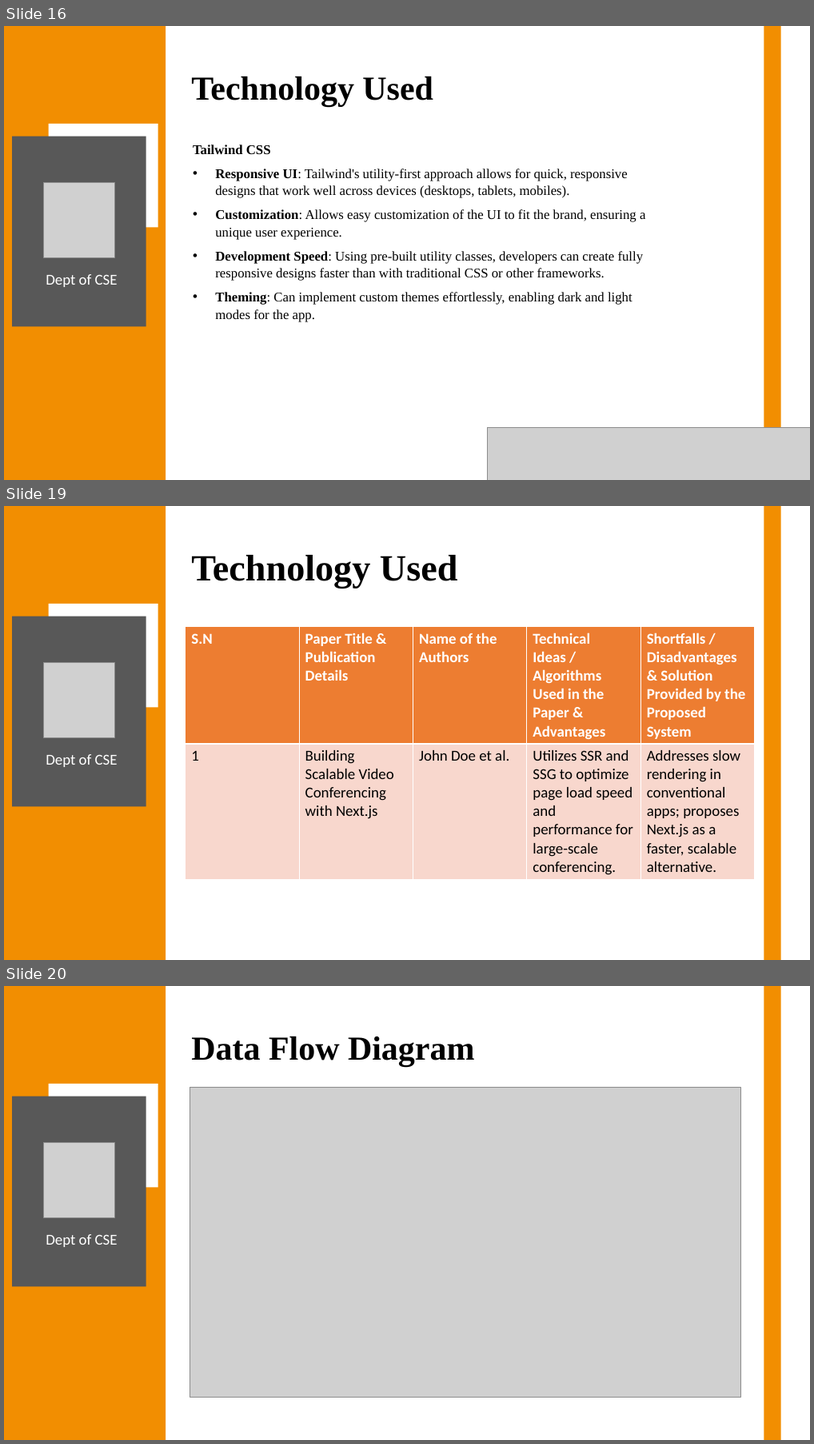
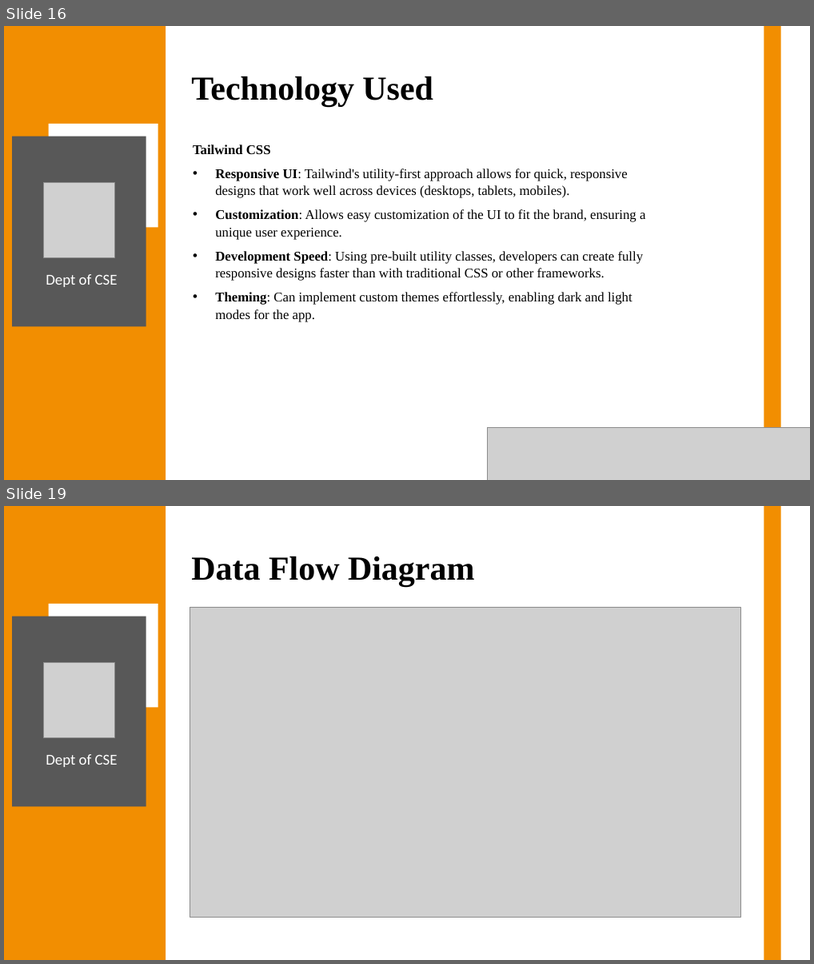
Before and after one commit to Anish202020/7th-Semester, a slide deck: Report & PPT/Project Work/Ppt/Callify Synopsis.pptx. Shown one above the other, each under a label of ours: slides 16, 19 and 20 before the commit, slides 16 and 19 after it; the slides between them are not shown. The pictures are 814x1444 and 814x964 pixels, drawn with LibreOffice and Linux fonts; fonts in the diff are those of the drawing; grey boxes stand for pictures. Boxes give left, top, right and bottom in pixels: in the first picture for what was removed or moved away, otherwise in the second. Text is boxed around its words. In the diff, an @@ line names an element or a change of style, - is before the commit and + after.

```diff
--- a/Report & PPT/Project Work/Ppt/Callify Synopsis.pptx
+++ b/Report & PPT/Project Work/Ppt/Callify Synopsis.pptx
@@ slide 19 removed at <box>4,506,810,960</box>, background #FFFFFF @@
@@ rectangle removed at <box>4,506,166,960</box> @@
@@ rectangle removed at <box>765,506,782,960</box> @@
@@ title removed at <box>191,555,458,588</box> @@
-Technology Used
@@ rectangle removed at <box>12,616,146,807</box> @@
@@ rectangle removed at <box>49,604,158,707</box> @@
@@ table removed at <box>186,627,754,878</box>, 2 rows, 5 columns @@
-S.N | Paper Title & Publication Details | Name of the Authors | Technical Ideas / Algorithms Used in the Paper & Advantages | Shortfalls / Disadvantages & Solution Provided by the Proposed System
-1 | Building Scalable Video Conferencing with Next.js | John Doe et al. | Utilizes SSR and SSG to optimize page load speed and performance for large-scale conferencing. | Addresses slow rendering in conventional apps; proposes Next.js as a faster, scalable alternative.
@@ picture removed at <box>44,662,114,738</box> @@
@@ text removed at <box>46,754,118,767</box> @@
-Dept of CSE
@@ what was slide 20 is now slide 19 @@
```
Also in this commit, not shown: 4 slides changed, 1 slide added, 3 other files.
